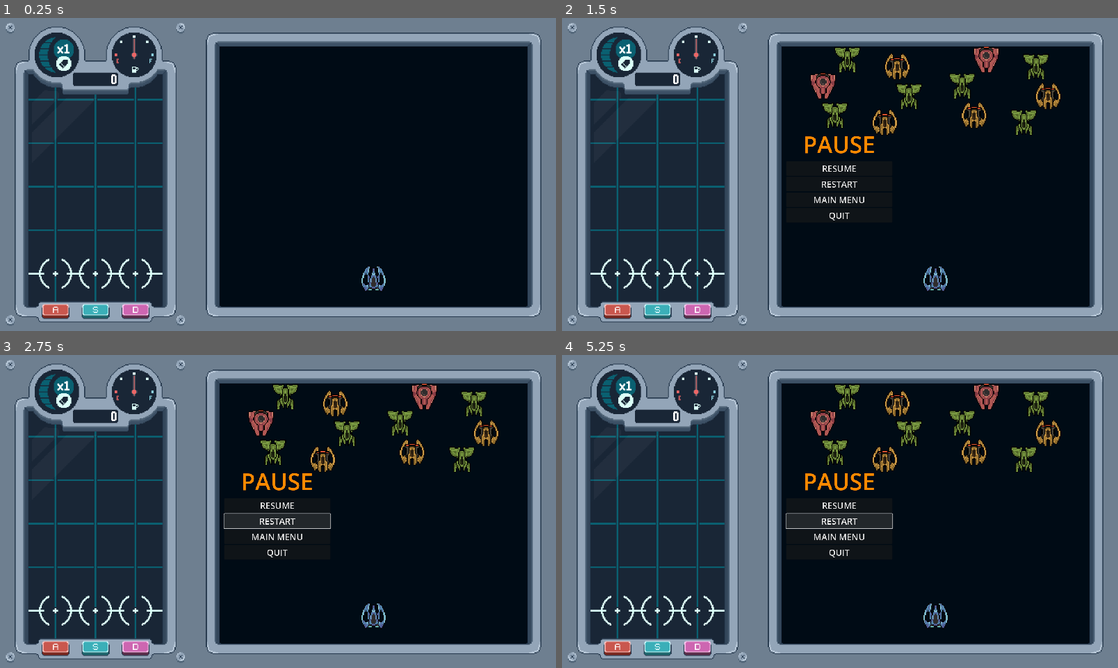
Above: before the commit, frames 1-4 (two rows, left to right).
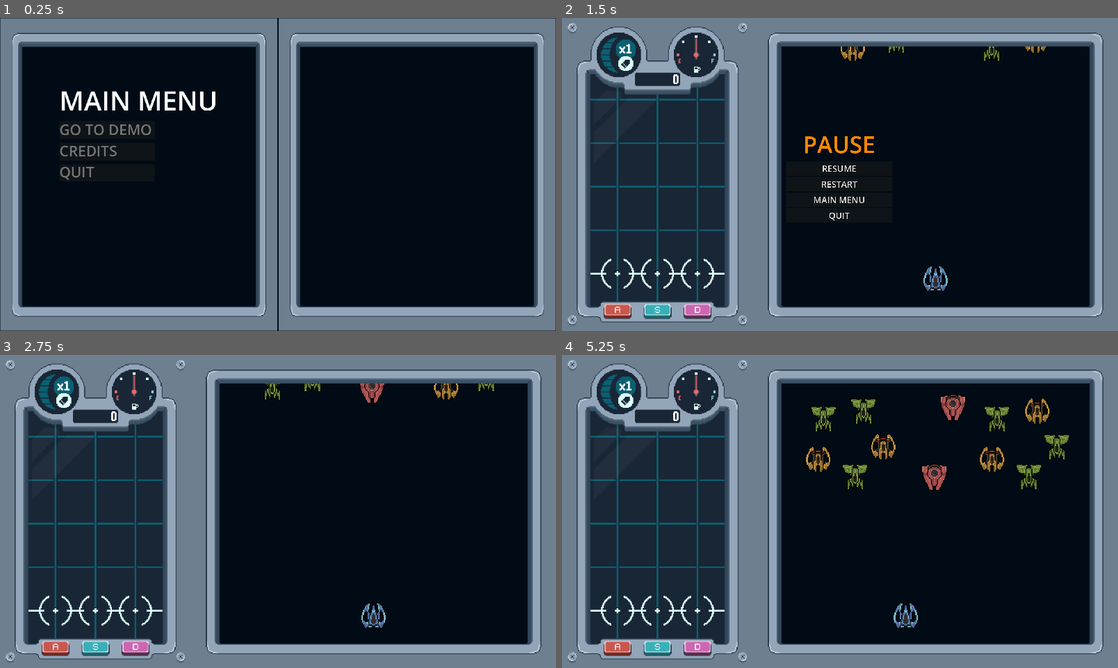
Above: after the commit, the same moments.

Repository: diego-acevedo/grabeaty
Game: Godot game, scene res://scenes/MENUS/main_menu.tscn
Two runs of this game, one before a commit and one after it. Both use one fixed random seed, a clock stepped at 60 frames per second and the inputs below. Before the commit the project starts from res://scenes/main.tscn. Sound files missing from this copy of the repository are replaced by a short silence.
Inputs (mouse positions are in pixels of both pictures, inside the frame that each line leads up to):
- Up to frame 1 (0.25 s): no input
- Up to frame 2 (1.5 s): click (667, 152) at 0.52 s; tap Enter (Pause) at 1.25 s; hold Right (move_right) from 1.28 s (still down)
- Up to frame 3 (2.75 s): release Right (move_right) at 2 s; click "RESTART" at 2 s
- Up to frame 4 (5.25 s): click (840, 536) at 2.75 s, where only the run before the commit has a clickable "MAIN MENU"; click (840, 520) at 3.5 s, where only the run before the commit has a clickable "RESTART"; click (840, 520) at 4.25 s, where only the run before the commit has a clickable "RESTART"; hold Left (move_left) from 5.03 s (still down)

The runs differ from the first frame. In frame 1, 44% of the frame differs, in the area x 0-100%, y 0-100%; in frame 2, 2.4%; in frame 3, 4.2%; in frame 4, 5.9%.

Commit message:
:sparkles: feat: Add functional Main Menu

Diff:
--- a/project.godot
+++ b/project.godot
@@ -11,7 +11,7 @@
 [application]
 
 config/name="graBEATy"
-run/main_scene="res://scenes/main.tscn"
+run/main_scene="res://scenes/MENUS/main_menu.tscn"
 config/features=PackedStringArray("4.3", "Forward Plus")
 config/icon="res://icon.svg"
 
--- /dev/null
+++ b/scenes/MENUS/main_menu.tscn
@@ -0,0 +1,85 @@
+[gd_scene load_steps=5 format=3 uid="uid://oj53866gn1vj"]
+
+[ext_resource type="Script" path="res://scripts/MENUS/main_menu.gd" id="1_82ekr"]
+[ext_resource type="Texture2D" uid="uid://hf7qftxduc1" path="res://assets/ui/shooter_box.png" id="2_yj0uv"]
+
+[sub_resource type="LabelSettings" id="LabelSettings_y0e0v"]
+font_size = 92
+
+[sub_resource type="LabelSettings" id="LabelSettings_jutkc"]
+font_size = 50
+
+[node name="MainMenu" type="Control"]
+layout_mode = 3
+anchors_preset = 15
+anchor_right = 1.0
+anchor_bottom = 1.0
+grow_horizontal = 2
+grow_vertical = 2
+script = ExtResource("1_82ekr")
+
+[node name="ShooterBox" type="Sprite2D" parent="."]
+position = Vector2(480, 540)
+scale = Vector2(2.27857, 2.99444)
+texture = ExtResource("2_yj0uv")
+
+[node name="ShooterBox2" type="Sprite2D" parent="."]
+position = Vector2(1440, 540)
+scale = Vector2(2.27857, 2.99444)
+texture = ExtResource("2_yj0uv")
+
+[node name="VBoxContainer" type="VBoxContainer" parent="."]
+layout_mode = 1
+anchors_preset = 8
+anchor_left = 0.5
+anchor_top = 0.5
+anchor_right = 0.5
+anchor_bottom = 0.5
+offset_left = -672.0
+offset_top = -271.0
+offset_right = -292.0
+offset_bottom = -24.0
+grow_horizontal = 2
+grow_vertical = 2
+
+[node name="TITLE" type="Label" parent="VBoxContainer"]
+layout_mode = 2
+text = "MAIN MENU"
+label_settings = SubResource("LabelSettings_y0e0v")
+
+[node name="GO TO DEMO" type="Label" parent="VBoxContainer"]
+layout_mode = 2
+text = "GO TO DEMO"
+label_settings = SubResource("LabelSettings_jutkc")
+
+[node name="CREDITS" type="Label" parent="VBoxContainer"]
+layout_mode = 2
+text = "CREDITS"
+label_settings = SubResource("LabelSettings_jutkc")
+
+[node name="QUIT" type="Label" parent="VBoxContainer"]
+process_mode = 3
+layout_mode = 2
+text = "QUIT"
+label_settings = SubResource("LabelSettings_jutkc")
+
+[node name="GO TO DEMO BUTTON" type="Button" parent="."]
+layout_mode = 2
+offset_left = 205.0
+offset_top = 355.0
+offset_right = 534.0
+offset_bottom = 417.0
+
+[node name="CREDITS BUTTON" type="Button" parent="."]
+layout_mode = 2
+offset_left = 205.0
+offset_top = 430.0
+offset_right = 534.0
+offset_bottom = 493.0
+
+[node name="QUIT BUTTON" type="Button" parent="."]
+layout_mode = 2
+offset_left = 205.0
+offset_top = 505.0
+offset_right = 534.0
+offset_bottom = 564.0
--- a/scenes/rythm/rythm.tscn
+++ b/scenes/rythm/rythm.tscn
@@ -4,7 +4,7 @@
 [ext_resource type="Script" path="res://scripts/rythm/rythm.gd" id="1_fcyd0"]
 [ext_resource type="Script" path="res://scripts/rythm/note_spawner.gd" id="3_1xm6s"]
 [ext_resource type="Texture2D" uid="uid://q21au4to0dn4" path="res://assets/ui/foreground_rythm.png" id="3_8u2qm"]
-[ext_resource type="AudioStream" uid="uid://dc5fn6osjwqlu" path="res://assets/music/578786_The-Signalist.mp3" id="3_40qu0"]
+[ext_resource type="AudioStream" uid="uid://dc5fn6osjwqlu" path="res://assets/Music/578786_The-Signalist.mp3" id="3_40qu0"]
 [ext_resource type="PackedScene" uid="uid://de03bf22k1vbg" path="res://scenes/rythm/inputs/key.tscn" id="4_a5f15"]
 [ext_resource type="PackedScene" uid="uid://bqwq6l7myomal" path="res://scenes/rythm/inputs/button.tscn" id="7_pq5ht"]
 [ext_resource type="PackedScene" uid="uid://bkogdnrgevpja" path="res://scenes/rythm/meters/bonus_meter.tscn" id="8_xs5mq"]
--- /dev/null
+++ b/scripts/MENUS/main_menu.gd
@@ -0,0 +1,21 @@
+extends Control
+
+@onready var go_to_demo_button: Button = $"GO TO DEMO BUTTON"
+@onready var credits_button: Button = $"CREDITS BUTTON"
+@onready var quit_button: Button = $"QUIT BUTTON"
+
+var demo_scene: PackedScene = preload("res://scenes/main.tscn")
+
+func _ready() -> void:
+	go_to_demo_button.pressed.connect(_on_go_to_demo_pressed)
+	credits_button.pressed.connect(_on_credits_pressed)
+	quit_button.pressed.connect(_on_quit_pressed)
+
+func _on_go_to_demo_pressed():
+	get_tree().change_scene_to_packed(demo_scene)
+
+func _on_quit_pressed():
+	get_tree().quit()
+
+func _on_credits_pressed():
+	get_tree().change_scene_to_packed(demo_scene)
--- a/scripts/MENUS/pause_menu.gd
+++ b/scripts/MENUS/pause_menu.gd
@@ -4,15 +4,14 @@
 @onready var restart: Button = $VBoxContainer/Restart
 @onready var main_menu: Button = $"VBoxContainer/Main Menu"
 @onready var quit: Button = $VBoxContainer/Quit
+var main_menu_scene: PackedScene = load("res://scenes/MENUS/main_menu.tscn")
 
-# Called when the node enters the scene tree for the first time.
 func _ready() -> void:
 	resume.pressed.connect(_on_resume_pressed)
 	restart.pressed.connect(_on_restart_pressed)
 	main_menu.pressed.connect(_on_main_menu_pressed)
 	quit.pressed.connect(_on_quit_pressed)
 
-# Called every frame. 'delta' is the elapsed time since the previous frame.
 func _input(event: InputEvent) -> void:
 	if event.is_action_pressed("Pause"):
 		visible = not visible
@@ -23,10 +22,15 @@
 	get_tree().paused = false
 
 func _on_restart_pressed() -> void:
-	pass
+	hide()
+	get_tree().paused = false
+	get_tree().reload_current_scene()
+
 
 func _on_main_menu_pressed() -> void:
-	pass
+	hide()
+	get_tree().paused = false
+	get_tree().change_scene_to_packed(main_menu_scene)
 
 func _on_quit_pressed() -> void:
 	get_tree().quit()
Not shown, changed: assets/Music/578786_The-Signalist.mp3.import
Not shown, changed: assets/Music/C6-Gummy Dance.mp3.import
